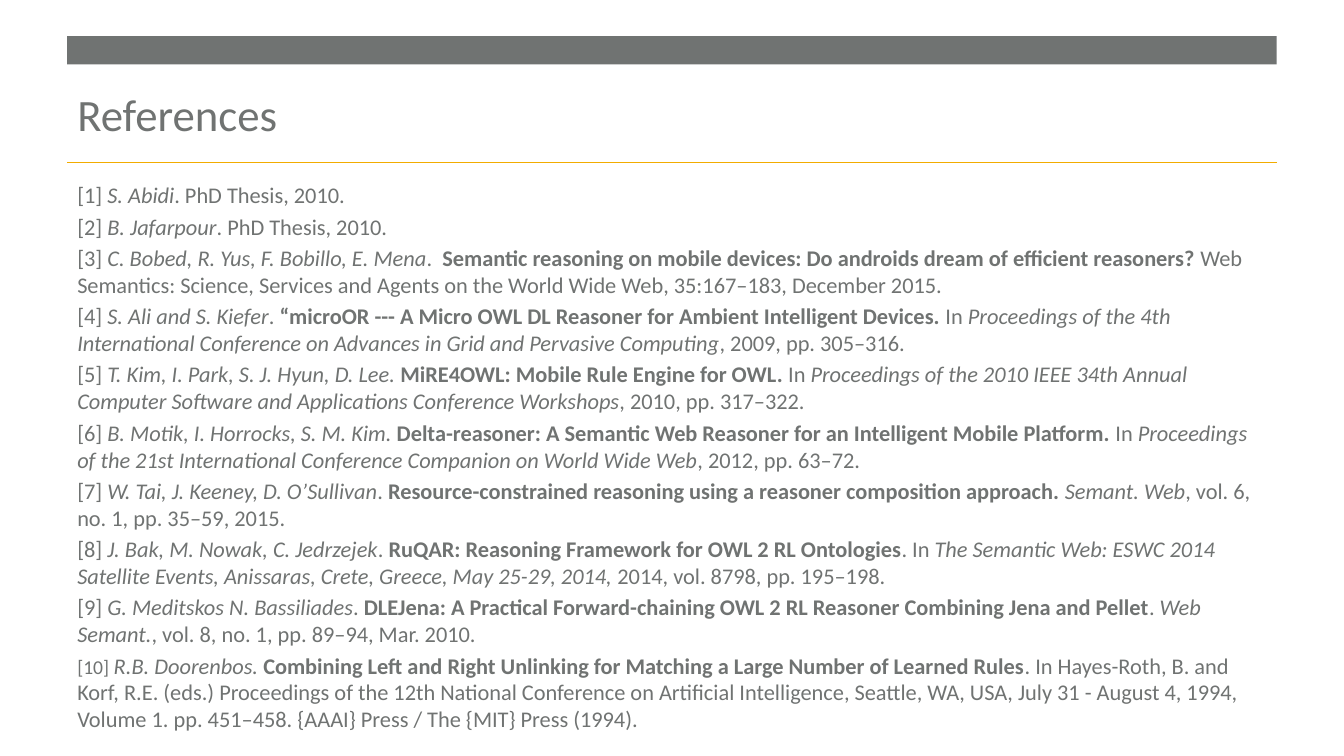
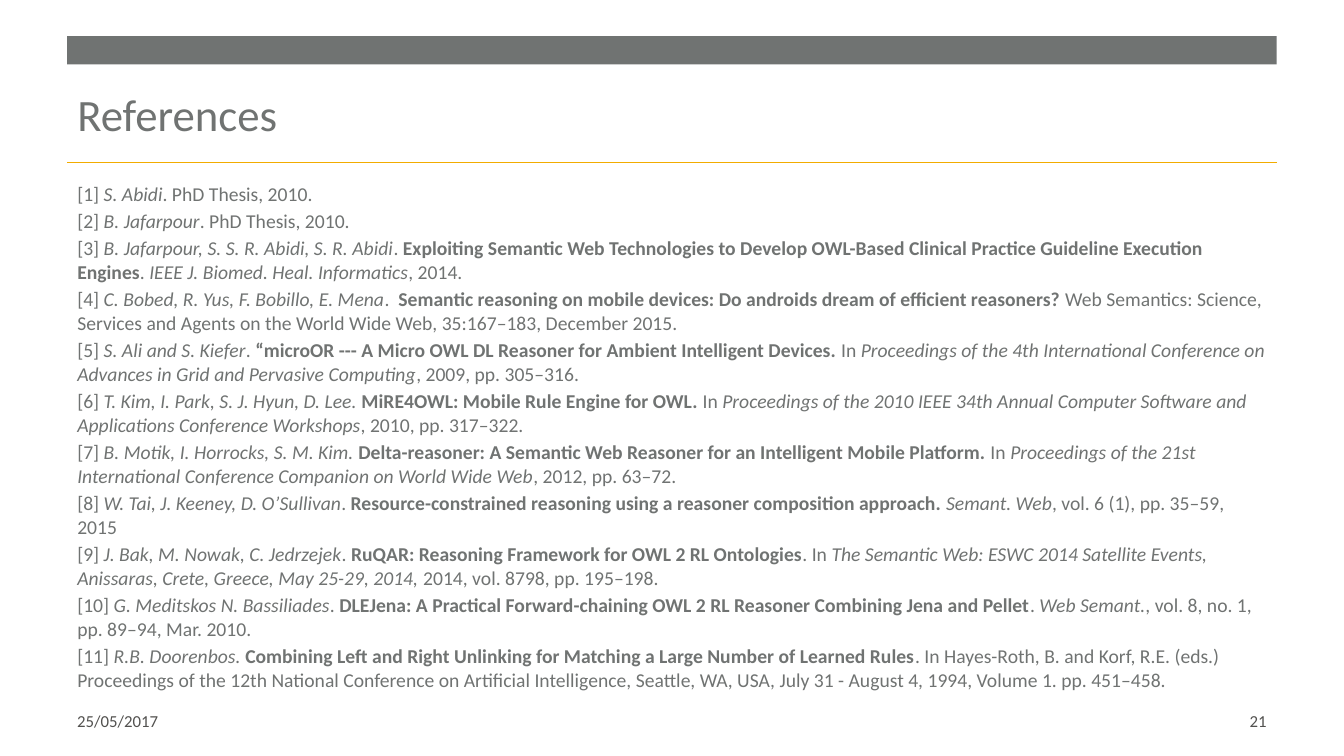
Before and after one commit to RuleML/ruleml-website, a slide deck: slide 21 of talks/WilliamVanWoensel-BottomUpOWL2RL-RuleMLWebinar-2017-05-26.pptx (slide 17 before the commit). Drawn at 1344x756 pixels with LibreOffice and Linux fonts; fonts in the diff are those of the drawing; background and template pictures are left out. Boxes give left, top, right and bottom in pixels: in the first picture for what was removed or moved away, otherwise in the second. Text is boxed around its words. In the diff, an @@ line names an element or a change of style, - is before the commit and + after.

```diff
--- a/talks/WilliamVanWoensel-BottomUpOWL2RL-RuleMLWebinar-2017-05-26.pptx
+++ b/talks/WilliamVanWoensel-BottomUpOWL2RL-RuleMLWebinar-2017-05-26.pptx
@@ text at (x1=77, y1=187, x2=350, y2=231): size 16 to 14 pt in "[1] S. Abidi. PhD Thesis, 2010.", "[2] B. Jafarpour. PhD Thesis, 2010." @@
@@ text at (x1=77, y1=241, x2=1264, y2=691): text changed; size 16 to 14 pt @@
-[3] C. Bobed, R. Yus, F. Bobillo, E. Mena. Semantic reasoning on mobile devices: Do androids dream of efficient reasoners? Web Semantics: Science, Services and Agents on the World Wide Web, 35:167–183, December 2015.
-[4] S. Ali and S. Kiefer. “microOR --- A Micro OWL DL Reasoner for Ambient Intelligent Devices. In Proceedings of the 4th International Conference on Advances in Grid and Pervasive Computing, 2009, pp. 305–316.
-[5] T. Kim, I. Park, S. J. Hyun, D. Lee. MiRE4OWL: Mobile Rule Engine for OWL. In Proceedings of the 2010 IEEE 34th Annual Computer Software and Applications Conference Workshops, 2010, pp. 317–322.
-[6] B. Motik, I. Horrocks, S. M. Kim. Delta-reasoner: A Semantic Web Reasoner for an Intelligent Mobile Platform. In Proceedings of the 21st International Conference Companion on World Wide Web, 2012, pp. 63–72.
-[7] W. Tai, J. Keeney, D. O’Sullivan. Resource-constrained reasoning using a reasoner composition approach. Semant. Web, vol. 6, no. 1, pp. 35–59, 2015.
-[8] J. Bak, M. Nowak, C. Jedrzejek. RuQAR: Reasoning Framework for OWL 2 RL Ontologies. In The Semantic Web: ESWC 2014 Satellite Events, Anissaras, Crete, Greece, May 25-29, 2014, 2014, vol. 8798, pp. 195–198.
-[9] G. Meditskos N. Bassiliades. DLEJena: A Practical Forward-chaining OWL 2 RL Reasoner Combining Jena and Pellet. Web Semant., vol. 8, no. 1, pp. 89–94, Mar. 2010.
-[10] R.B. Doorenbos. Combining Left and Right Unlinking for Matching a Large Number of Learned Rules. In Hayes-Roth, B. and Korf, R.E. (eds.) Proceedings of the 12th National Conference on Artificial Intelligence, Seattle, WA, USA, July 31 - August 4, 1994, Volume 1. pp. 451–458. {AAAI} Press / The {MIT} Press (1994).
+[3] B. Jafarpour, S. S. R. Abidi, S. R. Abidi. Exploiting Semantic Web Technologies to Develop OWL-Based Clinical Practice Guideline Execution Engines. IEEE J. Biomed. Heal. Informatics, 2014.
+[4] C. Bobed, R. Yus, F. Bobillo, E. Mena. Semantic reasoning on mobile devices: Do androids dream of efficient reasoners? Web Semantics: Science, Services and Agents on the World Wide Web, 35:167–183, December 2015.
+[5] S. Ali and S. Kiefer. “microOR --- A Micro OWL DL Reasoner for Ambient Intelligent Devices. In Proceedings of the 4th International Conference on Advances in Grid and Pervasive Computing, 2009, pp. 305–316.
+[6] T. Kim, I. Park, S. J. Hyun, D. Lee. MiRE4OWL: Mobile Rule Engine for OWL. In Proceedings of the 2010 IEEE 34th Annual Computer Software and Applications Conference Workshops, 2010, pp. 317–322.
+[7] B. Motik, I. Horrocks, S. M. Kim. Delta-reasoner: A Semantic Web Reasoner for an Intelligent Mobile Platform. In Proceedings of the 21st International Conference Companion on World Wide Web, 2012, pp. 63–72.
+[8] W. Tai, J. Keeney, D. O’Sullivan. Resource-constrained reasoning using a reasoner composition approach. Semant. Web, vol. 6 (1), pp. 35–59, 2015
+[9] J. Bak, M. Nowak, C. Jedrzejek. RuQAR: Reasoning Framework for OWL 2 RL Ontologies. In The Semantic Web: ESWC 2014 Satellite Events, Anissaras, Crete, Greece, May 25-29, 2014, 2014, vol. 8798, pp. 195–198.
+[10] G. Meditskos N. Bassiliades. DLEJena: A Practical Forward-chaining OWL 2 RL Reasoner Combining Jena and Pellet. Web Semant., vol. 8, no. 1, pp. 89–94, Mar. 2010.
+[11] R.B. Doorenbos. Combining Left and Right Unlinking for Matching a Large Number of Learned Rules. In Hayes-Roth, B. and Korf, R.E. (eds.) Proceedings of the 12th National Conference on Artificial Intelligence, Seattle, WA, USA, July 31 - August 4, 1994, Volume 1. pp. 451–458.
@@ text added at (x1=77, y1=715, x2=158, y2=728), 12 pt, text #52514F @@
+25/05/2017
@@ page number added at (x1=1250, y1=716, x2=1267, y2=727), 12 pt, text #52514F @@
+21
```
Also in this commit, not shown: 16 other slides changed, 4 slides added, 1 other file.
